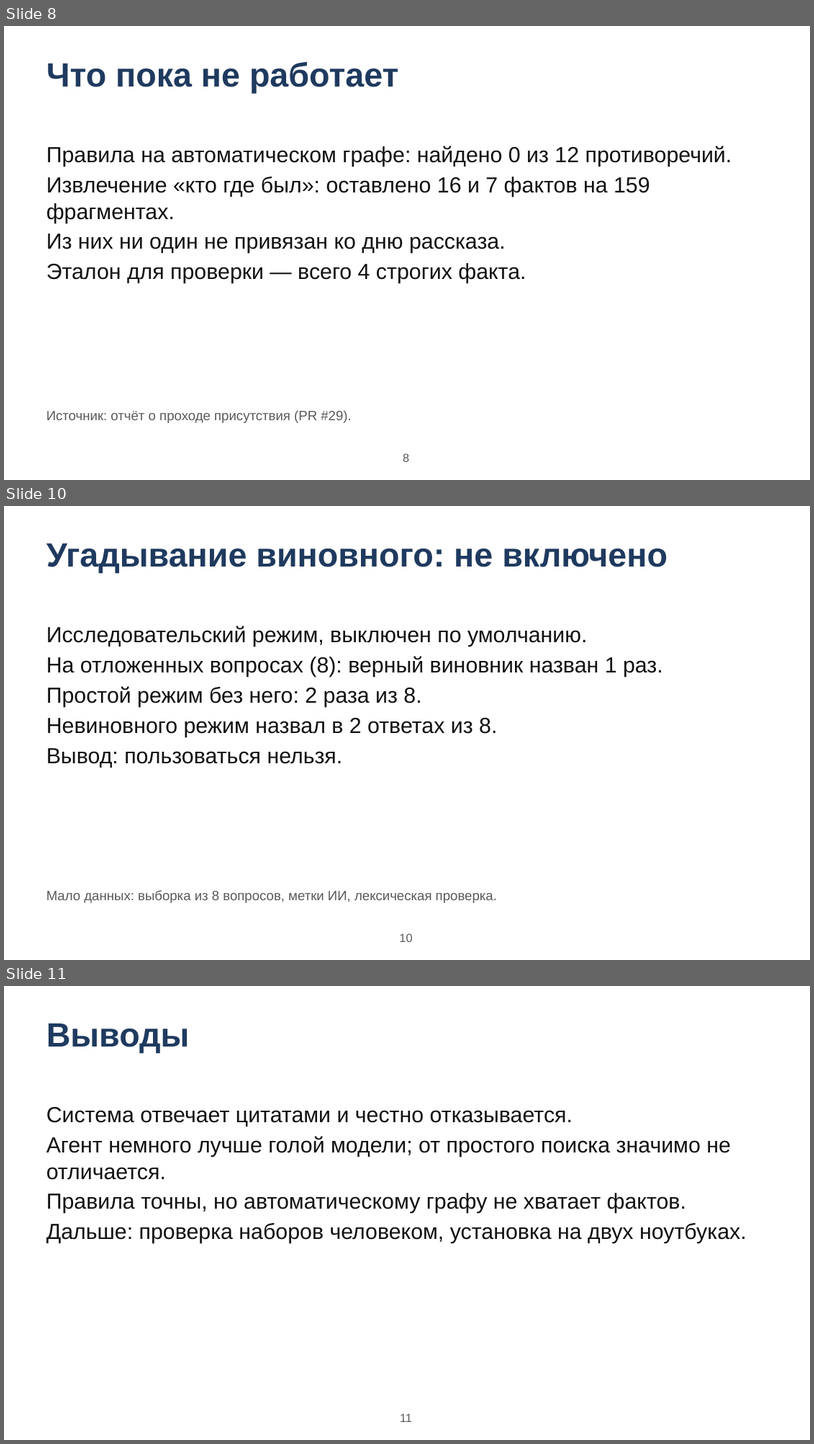
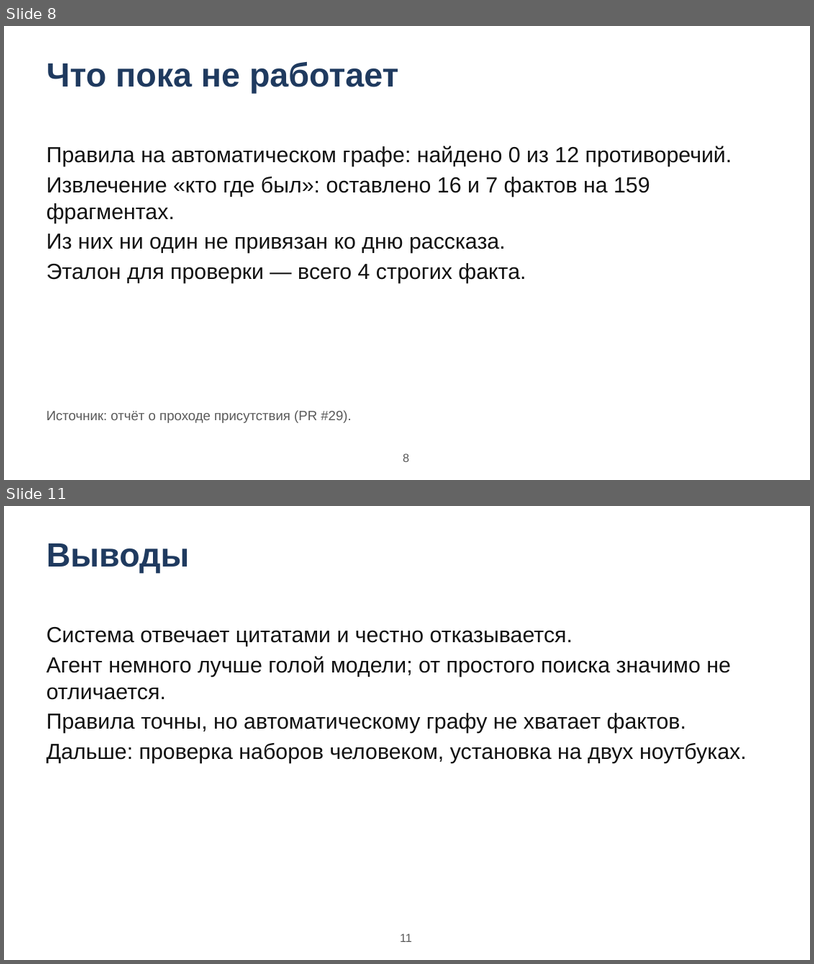
Before and after one commit to AndrewStrizhevskiy/detective-board, a slide deck: docs/gost/09-prezentaciya.pptx. Shown one above the other, each under a label of ours: slides 8, 10 and 11 before the commit, slides 8 and 11 after it; the slides between them are not shown. The pictures are 814x1444 and 814x964 pixels, drawn with LibreOffice and Linux fonts; fonts in the diff are those of the drawing. Boxes give left, top, right and bottom in pixels: in the first picture for what was removed or moved away, otherwise in the second. Text is boxed around its words. In the diff, an @@ line names an element or a change of style, - is before the commit and + after.

```diff
--- a/docs/gost/09-prezentaciya.pptx
+++ b/docs/gost/09-prezentaciya.pptx
@@ slide 10 removed at (4,506,810,960), background #FFFFFF @@
@@ title removed at (46,543,668,573) @@
-Угадывание виновного: не включено
@@ text removed at (46,626,664,767) @@
-Исследовательский режим, выключен по умолчанию.
-На отложенных вопросах (8): верный виновник назван 1 раз.
-Простой режим без него: 2 раза из 8.
-Невиновного режим назвал в 2 ответах из 8.
-Вывод: пользоваться нельзя.
@@ text removed at (46,890,497,903) @@
-Мало данных: выборка из 8 вопросов, метки ИИ, лексическая проверка.
@@ page number removed at (399,933,412,942) @@
-10
```
Also in this commit, not shown: 2 slides changed, 1 slide added, 28 other files.
